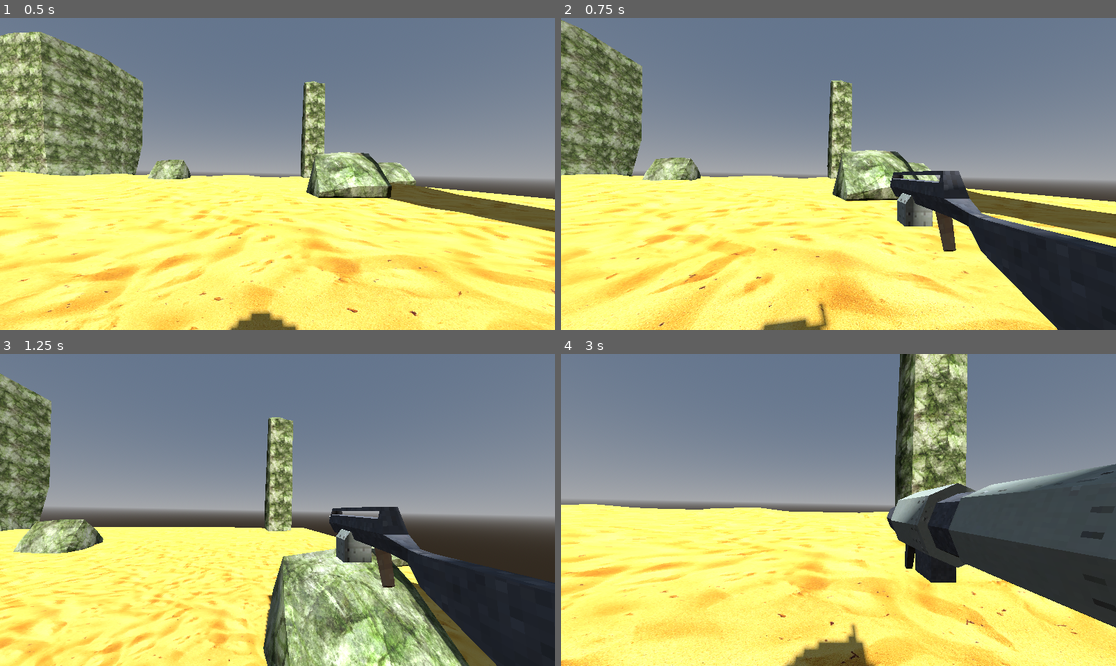
Above: before the commit, frames 1-4 (two rows, left to right).
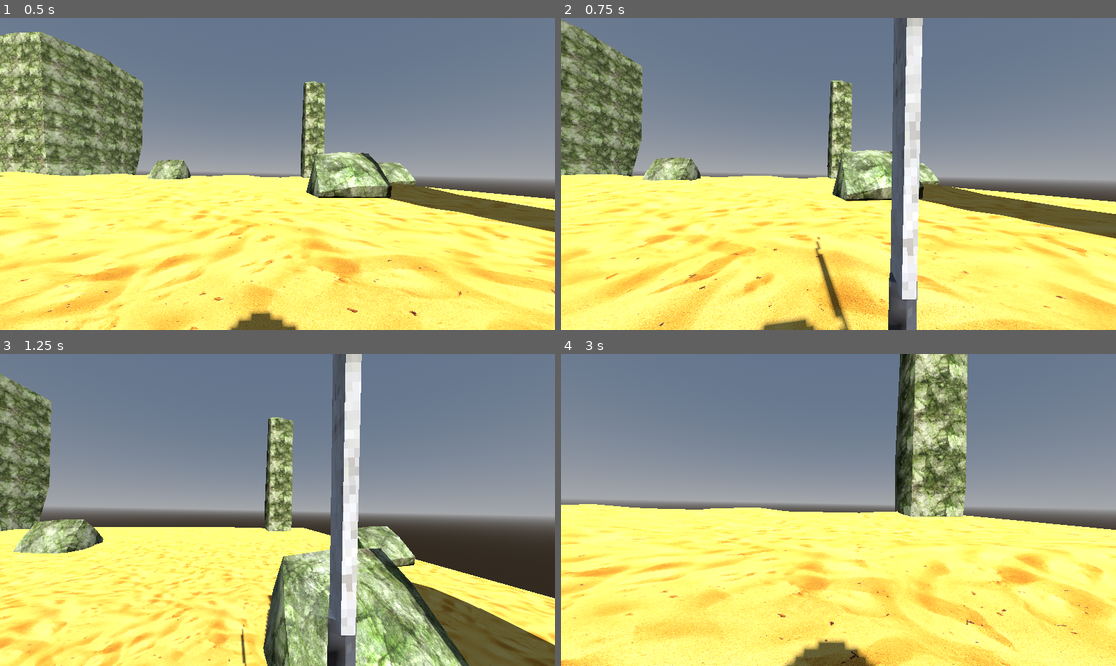
Above: after the commit, the same moments.

Repository: alxanderapollo/FPS_course
Game: Godot game, scene res://world.tscn
Two runs of this game, one before a commit and one after it. Both use one fixed random seed, a clock stepped at 60 frames per second and the inputs below.
Inputs (mouse positions are in pixels of both pictures, inside the frame that each line leads up to):
- Up to frame 1 (0.5 s): no input
- Up to frame 2 (0.75 s): tap Enter at 0.5 s; move the mouse to (866, 174) at 0.52 s; hold W (move_forward) from 0.53 s (still down); tap 1 at 0.6 s
- Up to frame 3 (1.25 s): keep holding W (move_forward); tap Space (jump) at 0.77 s
- Up to frame 4 (3 s): keep holding W (move_forward); move the mouse to (810, 510) at 1.27 s; tap 2 at 1.35 s; tap Space (jump) at 1.52 s; move the mouse to (849, 503) at 2.02 s; tap 3 at 2.1 s; move the mouse to (832, 516) at 2.77 s; tap 4 at 2.85 s

Frame 1 is identical in both runs. In frame 2, 14% of the frame differs, in the area x 45-100%, y 0-100%; in frame 3, 12%; in frame 4, 13%.

Commit message:
fixed meshes that were being stretched whenever i was rotating them on their axis

Diff:
--- a/characters/player/player.tscn
+++ b/characters/player/player.tscn
@@ -14,6 +14,165 @@
 
 [sub_resource type="CapsuleMesh" id="CapsuleMesh_508ok"]
 
+[sub_resource type="Animation" id="Animation_rpf03"]
+resource_name = "attack"
+length = 0.5
+tracks/0/type = "value"
+tracks/0/imported = false
+tracks/0/enabled = true
+tracks/0/path = NodePath(".:position")
+tracks/0/interp = 2
+tracks/0/loop_wrap = true
+tracks/0/keys = {
+"times": PackedFloat32Array(0, 0.13333334, 0.2, 0.4),
+"transitions": PackedFloat32Array(1, 1, 1, 1),
+"update": 0,
+"values": [Vector3(0, 0, 0), Vector3(0, 1.7250209, 0), Vector3(-0.9715404, -0.6768322, 0), Vector3(0, 0, 0)]
+}
+tracks/1/type = "value"
+tracks/1/imported = false
+tracks/1/enabled = true
+tracks/1/path = NodePath(".:quaternion")
+tracks/1/interp = 2
+tracks/1/loop_wrap = true
+tracks/1/keys = {
+"times": PackedFloat32Array(0, 0.1333, 0.20003332, 0.4),
+"transitions": PackedFloat32Array(1, 1, 1, 1),
+"update": 0,
+"values": [Quaternion(0, 0, 0, 1), Quaternion(-0.073485196, -0.15808712, -0.4111811, 0.8947282), Quaternion(-0.44638672, 0.13366124, -0.30914032, 0.8290391), Quaternion(0, 0, 0, 1)]
+}
+
+[sub_resource type="Animation" id="Animation_x5dtk"]
+length = 0.001
+tracks/0/type = "value"
+tracks/0/imported = false
+tracks/0/enabled = true
+tracks/0/path = NodePath(".:position")
+tracks/0/interp = 1
+tracks/0/loop_wrap = true
+tracks/0/keys = {
+"times": PackedFloat32Array(0),
+"transitions": PackedFloat32Array(1),
+"update": 0,
+"values": [Vector3(0, 0, 0)]
+}
+tracks/1/type = "value"
+tracks/1/imported = false
+tracks/1/enabled = true
+tracks/1/path = NodePath(".:quaternion")
+tracks/1/interp = 1
+tracks/1/loop_wrap = true
+tracks/1/keys = {
+"times": PackedFloat32Array(0),
+"transitions": PackedFloat32Array(1),
+"update": 0,
+"values": [Quaternion(0, 0, 0, 1)]
+}
+
+[sub_resource type="AnimationLibrary" id="AnimationLibrary_x5dtk"]
+_data = {
+&"RESET": SubResource("Animation_x5dtk"),
+&"attack": SubResource("Animation_rpf03")
+}
+
+[sub_resource type="Animation" id="Animation_3t07l"]
+resource_name = "attack_machineGun"
+length = 0.08
+tracks/0/type = "value"
+tracks/0/imported = false
+tracks/0/enabled = true
+tracks/0/path = NodePath(".:position")
+tracks/0/interp = 2
+tracks/0/loop_wrap = true
+tracks/0/keys = {
+"times": PackedFloat32Array(0, 0.050117187),
+"transitions": PackedFloat32Array(1, 1),
+"update": 0,
+"values": [Vector3(0, 0, 0), Vector3(0, 0, 0.4466201)]
+}
+
+[sub_resource type="Animation" id="Animation_on558"]
+length = 0.001
+tracks/0/type = "value"
+tracks/0/imported = false
+tracks/0/enabled = true
+tracks/0/path = NodePath(".:position")
+tracks/0/interp = 1
+tracks/0/loop_wrap = true
+tracks/0/keys = {
+"times": PackedFloat32Array(0),
+"transitions": PackedFloat32Array(1),
+"update": 0,
+"values": [Vector3(0, 0, 0)]
+}
+
+[sub_resource type="AnimationLibrary" id="AnimationLibrary_gqopd"]
+_data = {
+&"RESET": SubResource("Animation_on558"),
+&"attack_machineGun": SubResource("Animation_3t07l")
+}
+
+[sub_resource type="Animation" id="Animation_icpky"]
+resource_name = "shotgun_attack"
+tracks/0/type = "value"
+tracks/0/imported = false
+tracks/0/enabled = true
+tracks/0/path = NodePath("Shotgun:position")
+tracks/0/interp = 2
+tracks/0/loop_wrap = true
+tracks/0/keys = {
+"times": PackedFloat32Array(0, 0.1),
+"transitions": PackedFloat32Array(1, 1),
+"update": 0,
+"values": [Vector3(-0.05969876, -0.007722497, 4.045519), Vector3(-0.05969876, -0.007722497, 6.926503)]
+}
+tracks/1/type = "value"
+tracks/1/imported = false
+tracks/1/enabled = true
+tracks/1/path = NodePath("Shotgun:quaternion")
+tracks/1/interp = 1
+tracks/1/loop_wrap = true
+tracks/1/keys = {
+"times": PackedFloat32Array(0, 0.1),
+"transitions": PackedFloat32Array(1, 1),
+"update": 0,
+"values": [Quaternion(-1.672648e-10, 0, 0, 1), Quaternion(-1.672648e-10, 0, 0, 1)]
+}
+
+[sub_resource type="Animation" id="Animation_58jvb"]
+length = 0.5
+step = 0.05
+tracks/0/type = "value"
+tracks/0/imported = false
+tracks/0/enabled = true
+tracks/0/path = NodePath("Shotgun:position")
+tracks/0/interp = 1
+tracks/0/loop_wrap = true
+tracks/0/keys = {
+"times": PackedFloat32Array(0),
+"transitions": PackedFloat32Array(1),
+"update": 0,
+"values": [Vector3(-0.05969876, -0.007722497, 4.045519)]
+}
+tracks/1/type = "value"
+tracks/1/imported = false
+tracks/1/enabled = true
+tracks/1/path = NodePath("Shotgun:quaternion")
+tracks/1/interp = 1
+tracks/1/loop_wrap = true
+tracks/1/keys = {
+"times": PackedFloat32Array(0),
+"transitions": PackedFloat32Array(1),
+"update": 0,
+"values": [Quaternion(-1.672648e-10, 0, 0, 1)]
+}
+
+[sub_resource type="AnimationLibrary" id="AnimationLibrary_8l73k"]
+_data = {
+&"RESET": SubResource("Animation_58jvb"),
+&"shotgun_attack": SubResource("Animation_icpky")
+}
+
 [node name="Player" type="CharacterBody3D"]
 collision_layer = 2
 collision_mask = 3
@@ -32,27 +191,72 @@
 script = ExtResource("2_exd8k")
 
 [node name="Weapon Manager" type="Node3D" parent="Camera3D"]
-transform = Transform3D(1, 0, 0, 0, 1, 0, 0, 0, 1.3492981, 0.46023655, -0.21262324, -0.61427414)
+transform = Transform3D(1, 0, 0, 0, 1, 0, 0, 0, 1, 0.46023655, -0.21262324, -0.61427414)
 script = ExtResource("3_ixbpm")
 
 [node name="Weapons" type="Node3D" parent="Camera3D/Weapon Manager"]
-transform = Transform3D(1, 0, 0, 0, 1, 0, 0, 0, 0.02940923, 0, 0, 0)
-
-[node name="MachineGun" parent="Camera3D/Weapon Manager/Weapons" instance=ExtResource("4_c6leb")]
-transform = Transform3D(0.22020756, 0, 0, 0, 0.22975977, 0, 0, 0, 5.8925567, -0.24880397, 0.10926139, 5.3730965)
+transform = Transform3D(1, 0, 0, 0, 0.9888865, -0.14867252, 0, 0.14867252, 0.9888865, 0, 0, 0)
+
+[node name="Machete" type="Node3D" parent="Camera3D/Weapon Manager/Weapons"]
+transform = Transform3D(1, 0, 0, 0, 1, 0, 0, 0, 1, -0.14618248, -0.68710697, -0.30786276)
 visible = false
 
-[node name="Machete" parent="Camera3D/Weapon Manager/Weapons" instance=ExtResource("5_dirf7")]
-transform = Transform3D(0.16798846, 0, 0, 0, 0.1752755, 0, 0, 0, 4.0075517, -0.14618248, 0.076912284, 4.773966)
+[node name="Graphics" type="Node3D" parent="Camera3D/Weapon Manager/Weapons/Machete"]
+transform = Transform3D(1.0000004, 0, 0, 0, 1.0000001, 0, 0, 0, 0.99999976, 0, 0, 0)
+rotation_edit_mode = 1
+
+[node name="Machete_mm" parent="Camera3D/Weapon Manager/Weapons/Machete/Graphics" instance=ExtResource("5_dirf7")]
+transform = Transform3D(1, 0, 0, 0, 0.99550605, 0.09469907, 0, -0.094699085, 0.99550605, 0, 0, 0)
+
+[node name="AnimationPlayer" type="AnimationPlayer" parent="Camera3D/Weapon Manager/Weapons/Machete/Graphics"]
+libraries = {
+&"": SubResource("AnimationLibrary_x5dtk")
+}
+autoplay = "attack"
+
+[node name="MachineGun" type="Node3D" parent="Camera3D/Weapon Manager/Weapons"]
+transform = Transform3D(0.9974082, -0.071301304, -0.00964031, 0.071150444, 0.9575101, 0.27948564, -0.010696996, -0.2794472, 0.96010154, -0.024261892, -0.027887583, -0.31942272)
 visible = false
 
-[node name="Shotgun" parent="Camera3D/Weapon Manager/Weapons" instance=ExtResource("6_rpf03")]
-transform = Transform3D(0.66705835, 0, 0, 0, 0.69599414, 0, 0, 0, 15.91342, -0.18306798, 0.06421077, 1.7824421)
+[node name="Graphics" type="Node3D" parent="Camera3D/Weapon Manager/Weapons/MachineGun"]
+transform = Transform3D(1.0000001, 0, 0, 0, 1, 0, 0, 0, 1, 0, 0, 0)
+rotation_edit_mode = 1
+
+[node name="AnimationPlayer" type="AnimationPlayer" parent="Camera3D/Weapon Manager/Weapons/MachineGun/Graphics"]
+libraries = {
+&"": SubResource("AnimationLibrary_gqopd")
+}
+
+[node name="MachineGun_mm" parent="Camera3D/Weapon Manager/Weapons/MachineGun/Graphics" instance=ExtResource("4_c6leb")]
+transform = Transform3D(0.29138628, 0, 0, 0, 0.36248112, 0.07420517, 0, -0.056238137, 0.478287, 0, 0, 0)
+
+[node name="Shotgun" type="Node3D" parent="Camera3D/Weapon Manager/Weapons"]
+
+[node name="Graphics" type="Node3D" parent="Camera3D/Weapon Manager/Weapons/Shotgun"]
+transform = Transform3D(1, 0, 0, 0, 1, 0, 0, 0, 1.0000001, 0, 0, 0)
+rotation_edit_mode = 1
+
+[node name="AnimationPlayer" type="AnimationPlayer" parent="Camera3D/Weapon Manager/Weapons/Shotgun/Graphics"]
+libraries = {
+&"": SubResource("AnimationLibrary_8l73k")
+}
+autoplay = "RESET"
+
+[node name="Shotgun" parent="Camera3D/Weapon Manager/Weapons/Shotgun/Graphics" instance=ExtResource("6_rpf03")]
+transform = Transform3D(1, 0, 0, 0, 0.9999999, 3.3452957e-10, 0, -3.3452957e-10, 0.9999999, -0.05969876, -0.007722497, 4.045519)
+rotation_edit_mode = 1
 visible = false
 
-[node name="RocketLauncher" parent="Camera3D/Weapon Manager/Weapons" instance=ExtResource("7_x5dtk")]
-transform = Transform3D(0.16798846, 0, 0, 0, 0.1752755, 0, 0, 0, 4.0075517, -0.2312035, 0.08443797, 3.4089165)
-visible = false
+[node name="RocketLauncher" type="Node3D" parent="Camera3D/Weapon Manager/Weapons"]
+transform = Transform3D(1, 0, 0, 0, 1, 0, 0, 0, 1, -0.2312035, 0.08443797, 3.4089165)
+
+[node name="Graphics" type="Node3D" parent="Camera3D/Weapon Manager/Weapons/RocketLauncher"]
+transform = Transform3D(1, 0, 0, 0, 0.99999994, -2.3841858e-07, 0, 4.656613e-10, 1.0000001, 0, 0, 0)
+
+[node name="AnimationPlayer" type="AnimationPlayer" parent="Camera3D/Weapon Manager/Weapons/RocketLauncher/Graphics"]
+
+[node name="RocketLauncher" parent="Camera3D/Weapon Manager/Weapons/RocketLauncher/Graphics" instance=ExtResource("7_x5dtk")]
+transform = Transform3D(0.98324853, -0.027073396, -0.18024795, 0.027098566, 0.99963003, -0.00232324, 0.18024418, -0.0026001632, 0.9836183, 0, 0, 0)
 
 [node name="CharacterMover" parent="." instance=ExtResource("3_exd8k")]
 
Not shown: 1 places in characters/player/player.tscn that only renumber resources
